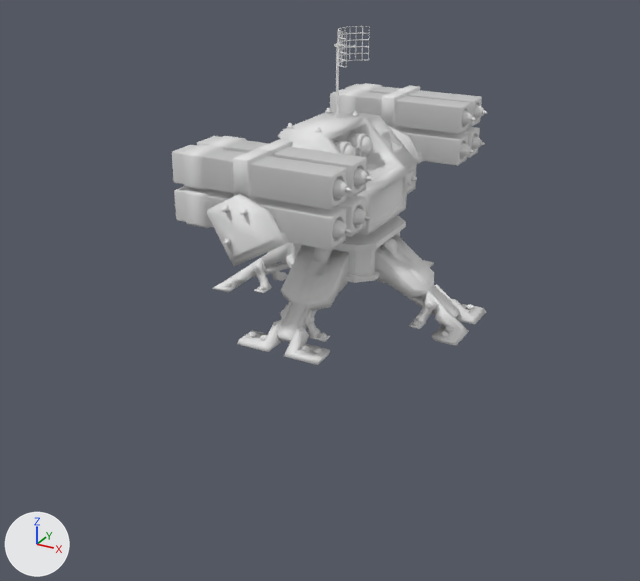
A saved change to the Blender file Model/RocketTurret.blend.
Both versions are drawn from a 50 mm lens placed at (8.5, -16.67, 8.43), pointed at (-0.17, -0.9, 0.54). The lights are fixed; the arrows at lower left show +X, +Y and +Z.

The first picture shows 'RocketTurret'.
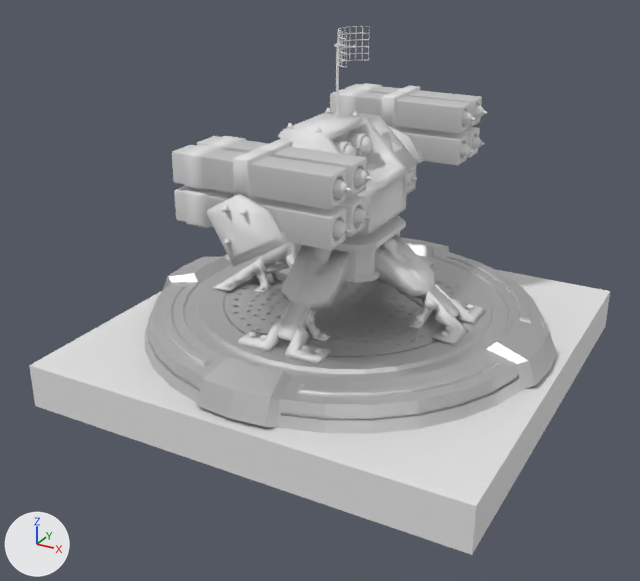
The newer file is also turned or shifted as a whole; pictures and numbers use the older file's frame.

Boxes [x1, y1, x2, y2] around the edits, measured in the pictures (640 x 581 px):
```json
{"object": "立方体.001", "change": "added", "after": [29, 254, 610, 555]}
{"object": "Foundation", "change": "added", "after": [145, 237, 557, 433]}
```

Edits to the scene script, one JSON object a line:
```json
{"op": "add", "block": "mat_tech_pedestal_mat_001", "code": ["mat_tech_pedestal_mat_001 = principled_material('tech_pedestal_mat.001')", "mat_tech_pedestal_mat_001.base_color = (0.8, 0.8, 0.8)  # white #e7e7e7", "mat_tech_pedestal_mat_001.metallic = 1.0", "mat_tech_pedestal_mat_001.roughness = 0.553", "mat_tech_pedestal_mat_001.specular_ior_level = 1.0"]}
{"op": "add", "block": "me_立方体_001", "code": ["me_立方体_001 = bpy.data.meshes.new('立方体.001')", "me_立方体_001.from_pydata(...)  # a box spanning x -1.0..1.0, y -1.0..1.0, z 0.0..1.0"]}
{"op": "add", "block": "me_circle_001", "code": ["me_circle_001 = bpy.data.meshes.new('Circle.001')", "me_circle_001.from_pydata(...)  # 2505 vertices, 2080 faces; spans x -6.03..6.03, y -6.03..6.03, z 0.0..1.56", "me_circle_001.materials.append(mat_tech_pedestal_mat_001)  # white #e7e7e7"]}
{"op": "add", "block": "ob_立方体_001", "code": ["ob_立方体_001 = bpy.data.objects.new('立方体.001', me_立方体_001)", "ob_立方体_001.location = (0.0, 0.0, -1.65)", "ob_立方体_001.scale = (5.0, 5.0, 1.0)"]}
{"op": "add", "block": "ob_foundation", "code": ["ob_foundation = bpy.data.objects.new('Foundation', me_circle_001)", "ob_foundation.location = (0.0, 0.0, -0.65)", "ob_foundation.scale = (0.802, 0.802, 0.5)"]}
```
